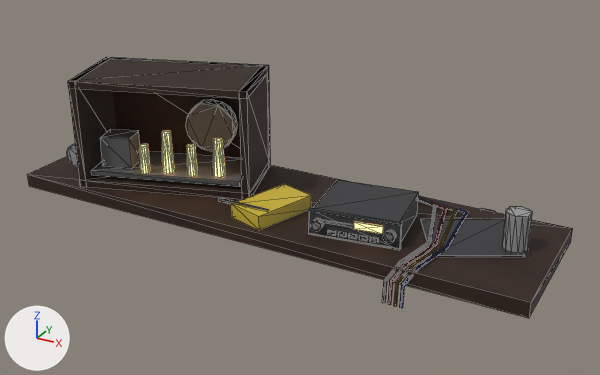
Before and after pictures for a commit that changed the glTF model tools/_home-opening/assets/models/repair-shelf.glb.
The view is the same before and after, from a 50 mm lens placed at (0.849, -1.451, 0.864), pointed at (0.047, 0.007, 0.135). The lights are fixed; the arrows at lower left show +X, +Y and +Z. The older version comes first. Mesh edges are drawn as thin lines. Vertices at exactly the same position are counted once.

The older version as bpy lines, for what is in view:
```python
me_repairshelf = bpy.data.meshes.new('repairshelf')
me_repairshelf.from_pydata(...)  # 698 vertices, 1236 faces; spans x -0.6..0.6, y -0.175..0.175, z 0.0..0.347
# faces by material slot: [72, 748, 200, 216]
me_repairshelf.materials.append(mat_shelf_wood)
me_repairshelf.materials.append(mat_paint)
me_repairshelf.materials.append(mat_glow)
me_repairshelf.materials.append(mat_chrome)
ob_repairshelf = bpy.data.objects.new('repairshelf', me_repairshelf)
ob_repairshelf.location = (0.0, 0.0, 0.0)
```
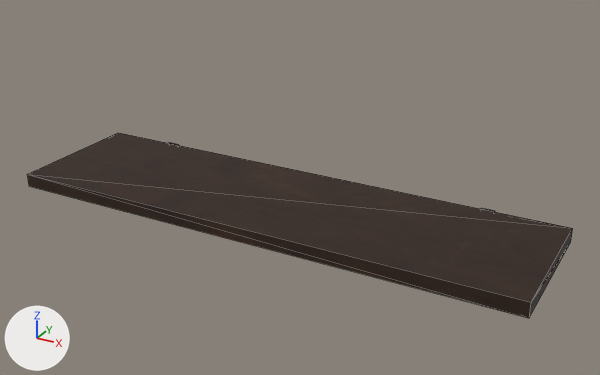
The change in detail:
me_repairshelf is used by ob_repairshelf; location (0.0, 0.0, 0.0).
me_repairshelf had 698 vertices, 1236 faces and spanned x -0.6..0.6, y -0.175..0.175, z 0.0..0.347.
me_repairshelf now has 56 vertices, 84 faces and spans x -0.6..0.6, y -0.162..0.175, z 0.0..0.097.
me_repairshelf part 1: 34 loose pieces with 642 vertices, spanning x -0.549..0.547, y -0.175..0.165, z 0.022..0.347, are deleted.
me_repairshelf no longer uses material mat_glow.
me_repairshelf no longer uses material mat_chrome.

Boxes [x1, y1, x2, y2] around the edits, measured in the pictures (600 x 375 px):
'repairshelf', reshaped (29% shorter): before [27, 57, 573, 318]; after [27, 133, 573, 318]
part 1 of me_repairshelf, deleted: before [67, 57, 532, 308]
